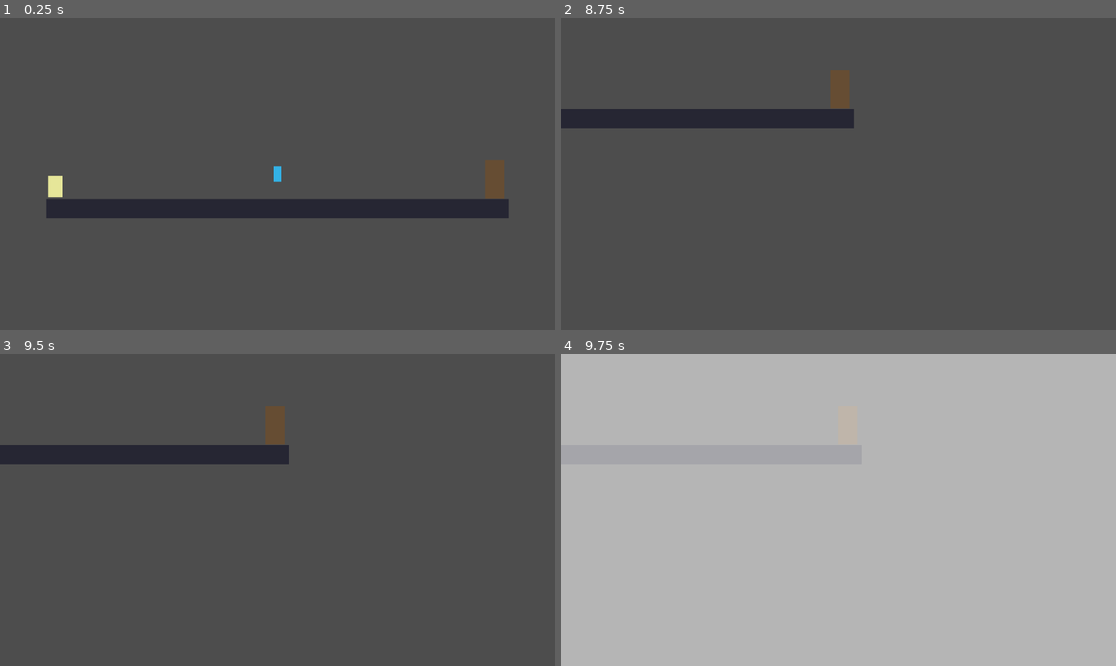
Above: before the commit, frames 1-4 (two rows, left to right).
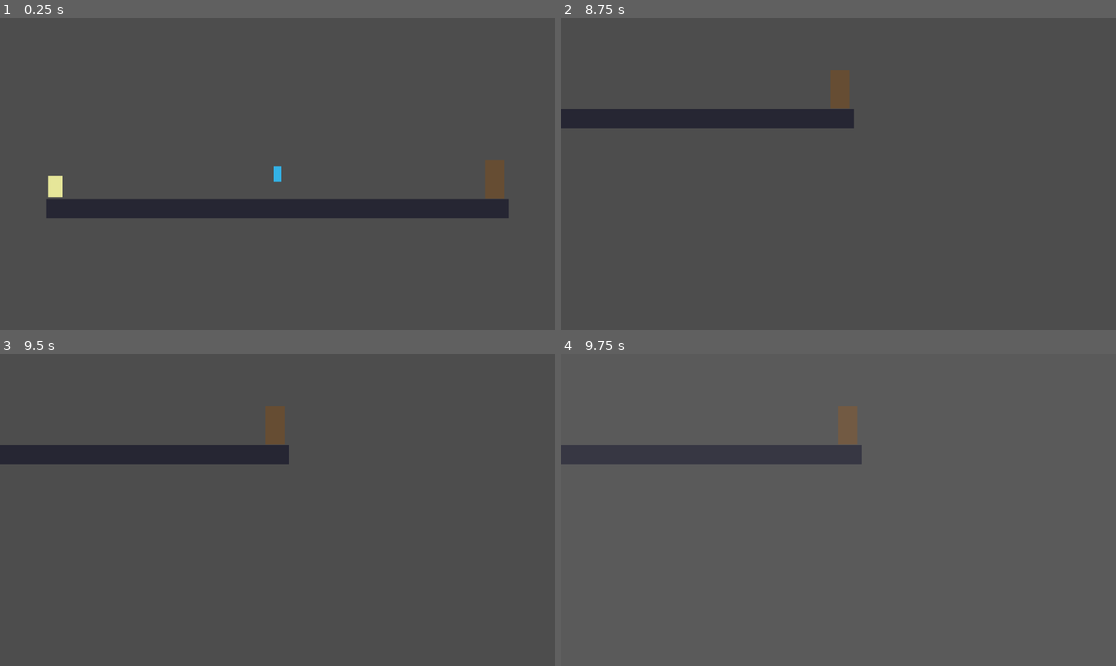
Above: after the commit, the same moments.

Repository: vydramain/Comfymaid
Game: Godot game, scene res://scenes/Main.tscn
Same seed, same stepped clock (60 frames per second), same inputs: the game is played once before the commit and once after it. Sound files missing from this copy of the repository are replaced by a short silence.
Inputs:
- Up to frame 1 (0.25 s): no input
- Up to frame 2 (8.75 s): tap Enter at 0.5 s; hold K (interact) 0.53-1.28 s; hold D (move_right) 0.53-2.03 s; tap Space (jump) at 0.77, 1.52, 3.02, 3.77, 4.52, 6.02, 6.77, 7.52 s; tap J (attack) every 2.25 s from 1.35 to 8.1 s; tap K (interact) at 1.55, 2.85, 4.35, 6.05, 7.35 s; hold A (move_left) 2.03-2.78 s; hold K (interact) 2.03-2.78 s; hold D (move_right) 2.78-4.28 s; hold K (interact) 3.53-4.28 s; hold A (move_left) 4.28-5.03 s; hold D (move_right) 5.03-5.78 s; hold K (interact) 5.03-5.78 s; hold A (move_left) 5.78-7.28 s; hold K (interact) 6.53-7.28 s; hold D (move_right) from 7.28 s (still down); hold K (interact) from 8.03 s (still down)
- Up to frame 3 (9.5 s): keep holding D (move_right); release K (interact) at 8.78 s; tap K (interact) at 8.85 s; tap Space (jump) at 9.02 s
- Up to frame 4 (9.75 s): tap R (reset) at 9.5 s; release D (move_right) at 9.53 s; hold A (move_left) from 9.53 s (still down); hold K (interact) from 9.53 s (still down)

Frames 1-3 are identical in both runs. In frame 4, 100% of the frame differs, in the area x 0-100%, y 0-100%.

Commit message:
feat: Implemented music (little bug with boss room)

Diff:
--- a/scenes/ui/DebugHUD.tscn
+++ b/scenes/ui/DebugHUD.tscn
@@ -32,3 +32,11 @@
 [node name="InputLabel" type="Label" parent="VBox"]
 unique_name_in_owner = true
 text = "Input: --"
+
+[node name="AudioLabel" type="Label" parent="VBox"]
+unique_name_in_owner = true
+text = "Audio: --"
+
+[node name="BossLabel" type="Label" parent="VBox"]
+unique_name_in_owner = true
+text = "Boss: --"
--- a/scripts/audio_director.gd
+++ b/scripts/audio_director.gd
@@ -1,23 +1,62 @@
 extends Node
 
+signal boundary_reached(scene_name: StringName)
+
 static var instance: Node
 
-const BAR_LENGTH := 4.0
+const SEGMENT_FALLBACK_LENGTH := 4.0
 const HUB_LAYER_MAX_DISTANCE := 420.0
-
-var hub_base: AudioStreamPlayer
-var hub_layer: AudioStreamPlayer
+const HUB_LAYER_BASE_DB := -8.0
+const HUB_LAYER_SILENT_DB := -80.0
+const HUB_LAYER2_MIN_DB := -26.0
+const HUB_LAYER2_MAX_DB := -2.0
+const HUB_LAYER3_MIN_DB := -38.0
+const HUB_LAYER3_MAX_DB := -4.0
+const BOSS_LAYER_DB := -6.0
+
+const HUB_LAYER1_INTRO_PATH := "res://assets/music/hub_layer_1_intro.mp3"
+const HUB_LAYER1_BASE_PATH := "res://assets/music/hub_layer_1_base.mp3"
+const HUB_LAYER2_BASE_PATH := "res://assets/music/hub_layer_2_base.mp3"
+const HUB_LAYER3_BASE_PATH := "res://assets/music/hub_layer_3_base.mp3"
+
+const BOSS_LAYER1_INTRO_PATH := "res://assets/music/bossroom_layer_1_intro.mp3"
+const BOSS_LAYER2_INTRO_PATH := "res://assets/music/bossroom_layer_2_intro.mp3"
+const BOSS_LAYER1_BASE_PATHS := [
+	"res://assets/music/bossroom_layer_1_base_1.mp3",
+	"res://assets/music/bossroom_layer_1_base_2.mp3",
+]
+const BOSS_LAYER2_BASE_PATHS := [
+	"res://assets/music/bossroom_layer_2_base_1.mp3",
+	"res://assets/music/bossroom_layer_2_base_2.mp3",
+	"res://assets/music/bossroom_layer_2_base_3.mp3",
+]
+
+var hub_layer1: AudioStreamPlayer
 var hub_layer2: AudioStreamPlayer
-var ambient: AudioStreamPlayer
-var boss_music: AudioStreamPlayer
-
-var music_start_time := 0.0
-var dialogue_suppressed := false
-var target_layer_volume := -80.0
-var target_layer2_volume := -80.0
+var hub_layer3: AudioStreamPlayer
+var boss_layer1: AudioStreamPlayer
+var boss_layer2: AudioStreamPlayer
+
+var _current_scene: StringName = ""
+var _hub_mode := "intro"
+var _boss_mode := "intro"
+var _boss_mode_target := "intro"
+var _boss_visible := false
+var _boss_music_enabled := true
+var _transition_fading := false
+var _hub_layers_suppressed := false
+
+var _fade_tween: Tween
+var _rng := RandomNumberGenerator.new()
+var _stream_cache: Dictionary = {}
+var _boundary_id := 0
+
+var _boss_last_layer1_path := ""
+var _boss_last_layer2_path := ""
 
 func _ready() -> void:
 	instance = self
+	_rng.randomize()
 	_setup_players()
 
 func _exit_tree() -> void:
@@ -25,126 +64,257 @@
 		instance = null
 
 func _setup_players() -> void:
-	hub_base = _make_player("HubBase")
-	hub_layer = _make_player("HubLayer")
+	hub_layer1 = _make_player("HubLayer1")
 	hub_layer2 = _make_player("HubLayer2")
-	ambient = _make_player("Ambient")
-	boss_music = _make_player("BossMusic")
+	hub_layer3 = _make_player("HubLayer3")
+	boss_layer1 = _make_player("BossLayer1")
+	boss_layer2 = _make_player("BossLayer2")
+	hub_layer1.finished.connect(_on_hub_master_finished)
+	boss_layer1.finished.connect(_on_boss_master_finished)
+	boss_layer2.finished.connect(_on_boss_slave_finished)
 
 func _make_player(player_name: String) -> AudioStreamPlayer:
 	var player := AudioStreamPlayer.new()
 	player.name = player_name
-	player.stream = _make_silent_stream()
-	player.volume_db = -8.0
+	player.volume_db = HUB_LAYER_SILENT_DB
 	add_child(player)
 	return player
 
-func _make_silent_stream() -> AudioStreamGenerator:
-	var generator := AudioStreamGenerator.new()
-	generator.mix_rate = 44100
-	generator.buffer_length = 0.5
-	return generator
-
-func _process(_delta: float) -> void:
-	_fill_silence(hub_base)
-	_fill_silence(hub_layer)
-	_fill_silence(hub_layer2)
-	_fill_silence(ambient)
-	_fill_silence(boss_music)
-
-	hub_layer.volume_db = lerp(hub_layer.volume_db, target_layer_volume, 4.0 * _delta)
-	hub_layer2.volume_db = lerp(hub_layer2.volume_db, target_layer2_volume, 4.0 * _delta)
-
-	if SceneManager.instance and SceneManager.instance.current_scene_name == "Hub":
-		var player: CharacterBody2D = SceneManager.instance.player
-		var guardian_node: Node = SceneManager.instance.current_level.get_node_or_null("Guardian") if SceneManager.instance.current_level else null
-		if player and guardian_node and guardian_node is Node2D:
-			var guardian: Node2D = guardian_node
-			var distance := player.global_position.distance_to(guardian.global_position)
-			set_hub_layers_distance(distance, HUB_LAYER_MAX_DISTANCE)
-
-func _fill_silence(player: AudioStreamPlayer) -> void:
-	if player == null or not player.playing:
-		return
-	var playback := player.get_stream_playback()
-	if playback == null:
-		return
-	var frames: int = playback.get_frames_available()
-	for i in range(frames):
-		playback.push_frame(Vector2.ZERO)
+func _process(delta: float) -> void:
+	if _current_scene == "Hub":
+		_update_hub_layers(delta)
+	elif _current_scene == "BossRoom":
+		_update_boss_visibility()
 
 func start_scene_audio(scene_name: StringName) -> void:
+	stop_all_music()
+	_current_scene = scene_name
 	if scene_name == "Hub":
-		_start_hub_audio()
+		_start_hub_intro()
 	elif scene_name == "BossRoom":
-		_start_boss_audio()
-
-func _start_hub_audio() -> void:
-	_stop_all_music()
-	ambient.play()
-	ambient.volume_db = -6.0
-	hub_base.play()
-	hub_layer.play()
+		_start_boss_intro()
+
+func stop_all_music() -> void:
+	hub_layer1.stop()
+	hub_layer2.stop()
+	hub_layer3.stop()
+	boss_layer1.stop()
+	boss_layer2.stop()
+	_transition_fading = false
+
+func stop_boss_music() -> void:
+	_boss_music_enabled = false
+	boss_layer1.stop()
+	boss_layer2.stop()
+
+func start_boss_music() -> void:
+	if _current_scene != "BossRoom":
+		return
+	_boss_music_enabled = true
+
+func fade_out_all(duration: float) -> void:
+	_transition_fading = true
+	_fade_players([hub_layer1, hub_layer2, hub_layer3, boss_layer1, boss_layer2], HUB_LAYER_SILENT_DB, duration)
+
+func prepare_transition_silence() -> void:
+	if _fade_tween and _fade_tween.is_running():
+		_fade_tween.kill()
+	_transition_fading = false
+
+func get_time_to_next_boundary() -> float:
+	var master := _get_master_player()
+	if master == null or master.stream == null or not master.playing:
+		return 0.0
+	var length := master.stream.get_length()
+	if length <= 0.0:
+		return 0.0
+	var position := master.get_playback_position()
+	return max(length - position, 0.0)
+
+func get_segment_length() -> float:
+	var master := _get_master_player()
+	if master == null or master.stream == null:
+		return SEGMENT_FALLBACK_LENGTH
+	var length := master.stream.get_length()
+	return length if length > 0.0 else SEGMENT_FALLBACK_LENGTH
+
+func is_master_playing() -> bool:
+	var master := _get_master_player()
+	return master != null and master.playing
+
+func set_hub_dialogue_suppressed(enabled: bool) -> void:
+	_hub_layers_suppressed = enabled
+	if enabled:
+		hub_layer2.volume_db = HUB_LAYER_SILENT_DB
+		hub_layer3.volume_db = HUB_LAYER_SILENT_DB
+
+func _start_hub_intro() -> void:
+	_hub_mode = "intro"
+	hub_layer1.stream = _get_stream(HUB_LAYER1_INTRO_PATH)
+	hub_layer1.volume_db = HUB_LAYER_BASE_DB
+	hub_layer1.play()
+	hub_layer2.stream = _get_stream(HUB_LAYER2_BASE_PATH)
+	hub_layer2.volume_db = HUB_LAYER_SILENT_DB
+	hub_layer2.stop()
+	hub_layer3.stream = _get_stream(HUB_LAYER3_BASE_PATH)
+	hub_layer3.volume_db = HUB_LAYER_SILENT_DB
+	hub_layer3.stop()
+
+func _on_hub_master_finished() -> void:
+	if _current_scene != "Hub":
+		return
+	if _transition_fading:
+		_restart_hub_layers(true)
+		_boundary_id += 1
+		emit_signal("boundary_reached", _current_scene)
+		return
+	if _hub_mode == "intro":
+		_hub_mode = "base"
+	_restart_hub_layers()
+	_boundary_id += 1
+	emit_signal("boundary_reached", _current_scene)
+
+func _restart_hub_layers(keep_volume: bool = false) -> void:
+	hub_layer1.stream = _get_stream(HUB_LAYER1_BASE_PATH if _hub_mode == "base" else HUB_LAYER1_INTRO_PATH)
+	if not keep_volume:
+		hub_layer1.volume_db = HUB_LAYER_BASE_DB
+	hub_layer1.play()
+	hub_layer2.stream = _get_stream(HUB_LAYER2_BASE_PATH)
 	hub_layer2.play()
-	hub_layer.volume_db = -80.0
-	hub_layer2.volume_db = -80.0
-	target_layer_volume = -80.0
-	target_layer2_volume = -80.0
-	music_start_time = Time.get_ticks_msec() / 1000.0
-
-func _start_boss_audio() -> void:
-	_stop_all_music()
-	ambient.play()
-	ambient.volume_db = -6.0
-	boss_music.stop()
-	music_start_time = Time.get_ticks_msec() / 1000.0
-
-func _stop_all_music() -> void:
-	hub_base.stop()
-	hub_layer.stop()
-	hub_layer2.stop()
-	boss_music.stop()
-
-func fade_out_current_ambient() -> void:
-	if ambient:
-		ambient.volume_db = -24.0
-
-func set_hub_layers_distance(distance: float, max_distance: float) -> void:
-	if dialogue_suppressed:
-		target_layer_volume = -80.0
-		target_layer2_volume = -80.0
-		return
-	var t: float = clamp(1.0 - (distance / max_distance), 0.0, 1.0)
-	target_layer_volume = lerp(-30.0, -6.0, t)
-	target_layer2_volume = lerp(-42.0, -8.0, t * t)
-
-func set_hub_dialogue_suppressed(enabled: bool) -> void:
-	dialogue_suppressed = enabled
-	if enabled:
-		target_layer_volume = -80.0
-		target_layer2_volume = -80.0
-
-func get_time_to_next_bar() -> float:
-	var now := Time.get_ticks_msec() / 1000.0
-	var elapsed := now - music_start_time
-	if elapsed < 0.0:
-		return 0.0
-	var mod := fmod(elapsed, BAR_LENGTH)
-	if mod < 0.05:
-		return 0.0
-	return BAR_LENGTH - mod
-
-func stop_boss_music() -> void:
-	boss_music.stop()
-
-func start_boss_music() -> void:
-	if not boss_music.playing:
-		boss_music.play()
-		music_start_time = Time.get_ticks_msec() / 1000.0
-
-func stop_all_music() -> void:
-	_stop_all_music()
-
-func prepare_transition_silence() -> void:
-	target_layer_volume = -80.0
-	target_layer2_volume = -80.0
+	hub_layer3.stream = _get_stream(HUB_LAYER3_BASE_PATH)
+	hub_layer3.play()
+
+func _update_hub_layers(delta: float) -> void:
+	if hub_layer2 == null or hub_layer3 == null:
+		return
+	var player := SceneManager.instance.player if SceneManager.instance else null
+	var guardian_node := SceneManager.instance.current_level.get_node_or_null("Guardian") if SceneManager.instance and SceneManager.instance.current_level else null
+	if player == null or guardian_node == null:
+		return
+	if not (guardian_node is Node2D):
+		return
+	var guardian := guardian_node as Node2D
+	var distance := player.global_position.distance_to(guardian.global_position)
+	var t: float = clamp(1.0 - (distance / HUB_LAYER_MAX_DISTANCE), 0.0, 1.0)
+	var layer2_target: float = lerp(HUB_LAYER2_MIN_DB, HUB_LAYER2_MAX_DB, t)
+	var layer3_target: float = lerp(HUB_LAYER3_MIN_DB, HUB_LAYER3_MAX_DB, t * t)
+	if _hub_layers_suppressed:
+		layer2_target = HUB_LAYER_SILENT_DB
+		layer3_target = HUB_LAYER_SILENT_DB
+	hub_layer2.volume_db = lerp(hub_layer2.volume_db, layer2_target, 4.0 * delta)
+	hub_layer3.volume_db = lerp(hub_layer3.volume_db, layer3_target, 4.0 * delta)
+
+func _start_boss_intro() -> void:
+	_boss_mode = "intro"
+	_boss_mode_target = "intro"
+	_boss_music_enabled = true
+	_boss_last_layer1_path = BOSS_LAYER1_INTRO_PATH
+	_boss_last_layer2_path = BOSS_LAYER2_INTRO_PATH
+	boss_layer1.stream = _get_stream(BOSS_LAYER1_INTRO_PATH)
+	boss_layer2.stream = _get_stream(BOSS_LAYER2_INTRO_PATH)
+	boss_layer1.volume_db = BOSS_LAYER_DB
+	boss_layer2.volume_db = BOSS_LAYER_DB
+	boss_layer1.play()
+	boss_layer2.play()
+
+func _on_boss_master_finished() -> void:
+	if _current_scene != "BossRoom":
+		return
+	if not _boss_music_enabled:
+		return
+	if _transition_fading:
+		_restart_boss_layers(true)
+		_boundary_id += 1
+		emit_signal("boundary_reached", _current_scene)
+		return
+	if _boss_mode_target != _boss_mode:
+		_boss_mode = _boss_mode_target
+	_restart_boss_layers()
+	_boundary_id += 1
+	emit_signal("boundary_reached", _current_scene)
+
+func _restart_boss_layers(keep_volume: bool = false) -> void:
+	if _boss_mode == "intro":
+		_boss_last_layer1_path = BOSS_LAYER1_INTRO_PATH
+		_boss_last_layer2_path = BOSS_LAYER2_INTRO_PATH
+	else:
+		_boss_last_layer1_path = _pick_random(BOSS_LAYER1_BASE_PATHS)
+		_boss_last_layer2_path = _pick_random(BOSS_LAYER2_BASE_PATHS)
+	boss_layer1.stream = _get_stream(_boss_last_layer1_path)
+	boss_layer2.stream = _get_stream(_boss_last_layer2_path)
+	if not keep_volume:
+		boss_layer1.volume_db = BOSS_LAYER_DB
+		boss_layer2.volume_db = BOSS_LAYER_DB
+	boss_layer1.play()
+	boss_layer2.play()
+
+func _on_boss_slave_finished() -> void:
+	if _current_scene != "BossRoom":
+		return
+	if not _boss_music_enabled or _transition_fading:
+		return
+	if _boss_last_layer2_path == "":
+		return
+	boss_layer2.stream = _get_stream(_boss_last_layer2_path)
+	boss_layer2.volume_db = BOSS_LAYER_DB
+	boss_layer2.play()
+
+func _pick_random(paths: Array) -> String:
+	if paths.is_empty():
+		return ""
+	return paths[_rng.randi_range(0, paths.size() - 1)]
+
+func _update_boss_visibility() -> void:
+	var player := SceneManager.instance.player if SceneManager.instance else null
+	if player == null:
+		return
+	var camera := player.get_node_or_null("Camera2D")
+	if camera == null:
+		return
+	var boss := SceneManager.instance.current_level.get_node_or_null("Boss") if SceneManager.instance and SceneManager.instance.current_level else null
+	if boss == null:
+		return
+	var view_size: Vector2 = camera.get_viewport_rect().size / camera.zoom
+	var center: Vector2 = camera.get_screen_center_position()
+	var rect := Rect2(center - view_size * 0.5, view_size)
+	var visible := rect.has_point(boss.global_position)
+	if visible != _boss_visible:
+		_boss_visible = visible
+		if _boss_music_enabled:
+			_boss_mode_target = "base" if _boss_visible else "intro"
+
+func _get_master_player() -> AudioStreamPlayer:
+	return hub_layer1 if _current_scene == "Hub" else boss_layer1 if _current_scene == "BossRoom" else null
+
+func _get_stream(path: String) -> AudioStream:
+	if _stream_cache.has(path):
+		return _stream_cache[path]
+	var stream: AudioStream = load(path)
+	_stream_cache[path] = stream
+	return stream
+
+func _fade_players(players: Array, target_db: float, duration: float) -> void:
+	if _fade_tween and _fade_tween.is_running():
+		_fade_tween.kill()
+	_fade_tween = create_tween()
+	for player in players:
+		if player:
+			_fade_tween.tween_property(player, "volume_db", target_db, duration)
+
+func get_debug_state() -> Dictionary:
+	return {
+		"scene": _current_scene,
+		"hub_mode": _hub_mode,
+		"boss_mode": _boss_mode,
+		"boss_target": _boss_mode_target,
+		"boss_visible": _boss_visible,
+		"boss_enabled": _boss_music_enabled,
+		"time_to_next_boundary": get_time_to_next_boundary(),
+		"segment_length": get_segment_length(),
+		"boundary_id": _boundary_id,
+		"boss_layer1": _boss_last_layer1_path,
+		"boss_layer2": _boss_last_layer2_path,
+	}
+
+func get_boundary_id() -> int:
+	return _boundary_id
--- a/scripts/boss.gd
+++ b/scripts/boss.gd
@@ -7,7 +7,6 @@
 const BOSS_INVALID_DEATH_SHRINK_TIME := 0.3
 const BOSS_INVALID_DEATH_PAUSE := 0.5
 const BOSS_FINAL_DEATH_FADE_TIME := 0.4
-const BOSS_MUSIC_TRIGGER_DISTANCE := 260.0
 
 var _hp := BOSS_MAX_HP
 var _invuln := false
@@ -26,7 +25,6 @@
 	if velocity.y > BOSS_MAX_FALL_SPEED:
 		velocity.y = BOSS_MAX_FALL_SPEED
 	move_and_slide()
-	_check_music_trigger()
 
 func take_hit(amount: int) -> void:
 	if _invuln or _reviving:
@@ -96,15 +94,6 @@
 	await get_tree().create_timer(BOSS_IFRAME_DURATION).timeout
 	_invuln = false
 
-func _check_music_trigger() -> void:
-	if AudioDirector.instance == null or SceneManager.instance == null:
-		return
-	if SceneManager.instance.player == null:
-		return
-	var distance := global_position.distance_to(SceneManager.instance.player.global_position)
-	if distance < BOSS_MUSIC_TRIGGER_DISTANCE:
-		AudioDirector.instance.start_boss_music()
-
 func _on_damage_body(body: Node) -> void:
 	if body and body.has_method("take_hit") and body.is_in_group("player"):
 		body.take_hit(1)
--- a/scripts/debug_hud.gd
+++ b/scripts/debug_hud.gd
@@ -5,6 +5,8 @@
 @onready var scene_label: Label = %SceneLabel
 @onready var velocity_label: Label = %VelocityLabel
 @onready var input_label: Label = %InputLabel
+@onready var audio_label: Label = %AudioLabel
+@onready var boss_label: Label = %BossLabel
 
 func _ready() -> void:
     set_process(true)
@@ -17,15 +19,36 @@
             _on_player_spawned(manager.player)
 
 func _process(_delta: float) -> void:
-    if player and is_instance_valid(player):
-        var grounded := player.is_on_floor()
-        velocity_label.text = "vel: %.1f, %.1f | grounded: %s" % [player.velocity.x, player.velocity.y, grounded]
-    else:
-        velocity_label.text = "vel: --"
-    if GameDirector.instance:
-        input_label.text = "Input: %s" % GameDirector.instance.get_input_label()
-    else:
-        input_label.text = "Input: --"
+	if player and is_instance_valid(player):
+		var grounded := player.is_on_floor()
+		velocity_label.text = "vel: %.1f, %.1f | grounded: %s" % [player.velocity.x, player.velocity.y, grounded]
+	else:
+		velocity_label.text = "vel: --"
+	if GameDirector.instance:
+		input_label.text = "Input: %s" % GameDirector.instance.get_input_label()
+	else:
+		input_label.text = "Input: --"
+	_update_audio_labels()
+
+func _update_audio_labels() -> void:
+	if AudioDirector.instance == null:
+		audio_label.text = "Audio: --"
+		boss_label.text = "Boss: --"
+		return
+	var state := AudioDirector.instance.get_debug_state()
+	audio_label.text = "Audio: scene=%s next=%.2f len=%.2f" % [
+		state.get("scene", ""),
+		state.get("time_to_next_boundary", 0.0),
+		state.get("segment_length", 0.0),
+	]
+	boss_label.text = "Boss: %s->%s vis=%s en=%s L1=%s L2=%s" % [
+		state.get("boss_mode", ""),
+		state.get("boss_target", ""),
+		state.get("boss_visible", false),
+		state.get("boss_enabled", false),
+		state.get("boss_layer1", ""),
+		state.get("boss_layer2", ""),
+	]
 
 func _on_level_changed(scene_name: StringName) -> void:
     scene_label.text = "Scene: %s" % scene_name
--- a/scripts/game_director.gd
+++ b/scripts/game_director.gd
@@ -26,6 +26,8 @@
 const JOYPAD_DEADZONE := 0.2
 const JOYPAD_IGNORE_KEYWORDS := ["Keyboard", "Virtual", "Steam"]
 const JOYPAD_PREFERRED_KEYWORDS := ["DualSense", "Wireless Controller", "Sony", "PS5"]
+const WHITEOUT_FADE_MIN := 0.5
+const WHITEOUT_FADE_MAX := 3.0
 
 var mechanic_broken := false
 var boss_defeated := false
@@ -140,14 +142,13 @@
 		state = GameState.HUB_FREE if scene_name == "Hub" else GameState.BOSSROOM_FREE
 		_set_player_movement(true)
 		return
-	if AudioDirector.instance:
-		AudioDirector.instance.fade_out_current_ambient()
-		AudioDirector.instance.prepare_transition_silence()
-	await whiteout_ui.fade_to_white(0.4)
-	if AudioDirector.instance:
-		var wait_time: float = AudioDirector.instance.get_time_to_next_bar()
-		if wait_time > 0.0:
-			await get_tree().create_timer(wait_time).timeout
+	var fade_time: float = WHITEOUT_FADE_MAX
+	var start_boundary_id := -1
+	if AudioDirector.instance:
+		start_boundary_id = AudioDirector.instance.get_boundary_id()
+		AudioDirector.instance.fade_out_all(fade_time)
+	await whiteout_ui.fade_to_white(fade_time)
+	if AudioDirector.instance:
 		AudioDirector.instance.stop_all_music()
 	_do_scene_change(scene_name, spawn_marker)
 	if AudioDirector.instance:
Not shown, added: assets/music/bossroom_layer_1_base_1.mp3.import
Not shown, added: assets/music/bossroom_layer_1_base_2.mp3.import
Not shown, added: assets/music/bossroom_layer_1_intro.mp3.import
Not shown, added: assets/music/bossroom_layer_2_base_1.mp3.import
Not shown, added: assets/music/bossroom_layer_2_base_2.mp3.import
Not shown, added: assets/music/bossroom_layer_2_base_3.mp3.import
Not shown, added: assets/music/bossroom_layer_2_intro.mp3.import
Not shown, added: assets/music/hub_layer_1_base.mp3.import
Not shown, added: assets/music/hub_layer_1_intro.mp3.import
Not shown, added: assets/music/hub_layer_2_base.mp3.import
Not shown, added: assets/music/hub_layer_3_base.mp3.import
Not shown, added: assets/music/bossroom_layer_1_base_1.mp3
(and 10 more such lines)
